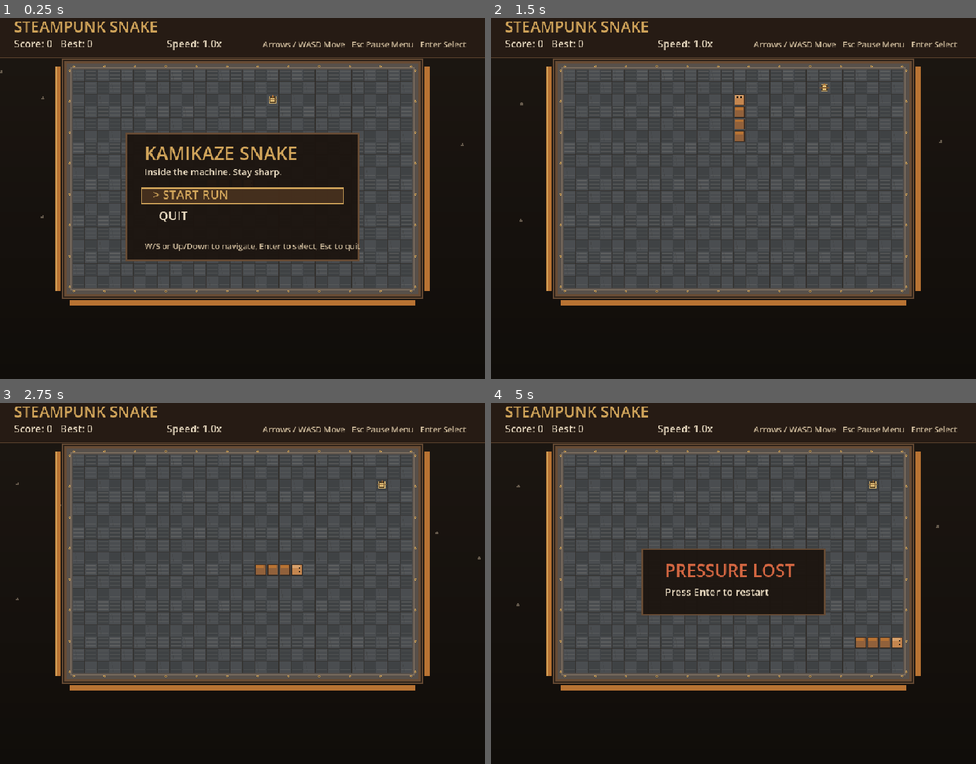
Above: before the commit, frames 1-4 (two rows, left to right).
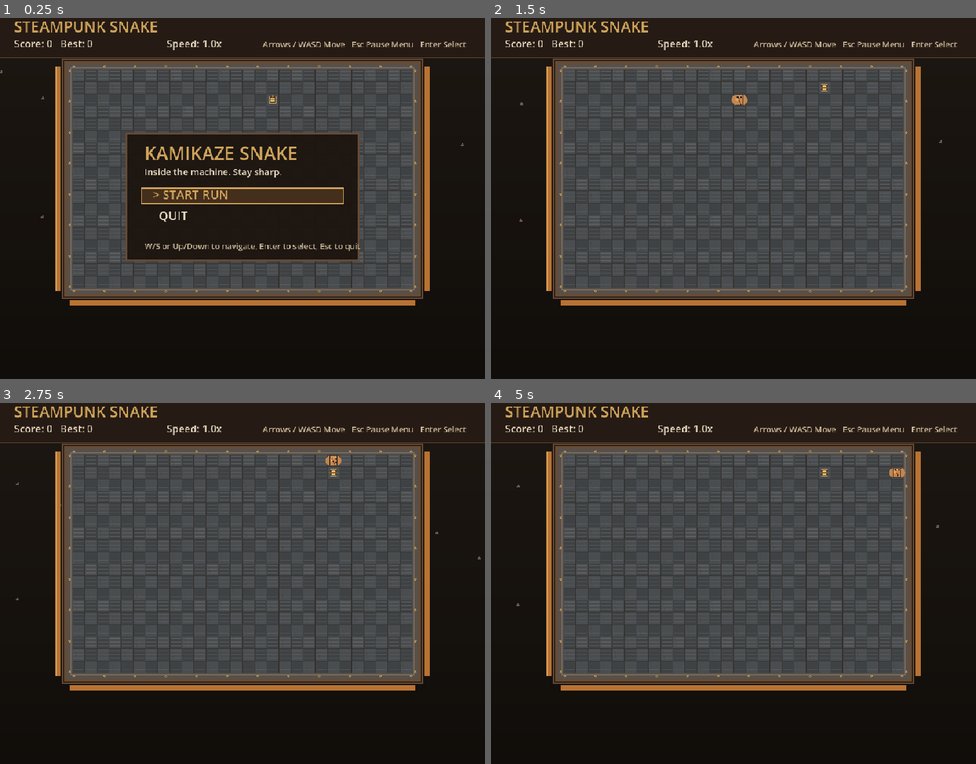
Above: after the commit, the same moments.

Repository: weitero/deja-brew
Game: Godot game, scene res://scenes/levels/snake_game.tscn
Same seed, same stepped clock (60 frames per second), same inputs: the game is played once before the commit and once after it.
Inputs:
- Up to frame 1 (0.25 s): no input
- Up to frame 2 (1.5 s): tap Enter at 0.5, 0.6 s; hold Up (ui_up) from 0.53 s (still down); tap Space at 0.77 s; tap Keypad Enter at 0.8, 1.35 s
- Up to frame 3 (2.75 s): tap Space at 1.52 s; tap Enter at 1.55, 2.1 s; release Up (ui_up) at 2.03 s; hold Left (ui_left) from 2.03 s (still down); tap Keypad Enter at 2.3 s
- Up to frame 4 (5 s): tap Keypad Enter at 2.85, 3.8, 4.35 s; tap Space at 3.02, 3.77, 4.52 s; tap Enter at 3.05, 3.6, 4.55 s; release Left (ui_left) at 3.53 s; hold Down (ui_down) 3.53-4.28 s; hold Right (ui_right) from 4.28 s (still down)

The runs differ from the first frame. In frame 2, 0.2% of the frame differs, in the area x 49-53%, y 21-35%; in frame 3, 0.4%; in frame 4, 7.4%, in the area x 31-86%, y 17-68%.

Commit message:
feat: refine snake movement logic and enhance drawing functions

Diff:
--- a/scripts/systems/snake_game.gd
+++ b/scripts/systems/snake_game.gd
@@ -83,9 +83,6 @@
 	snake.clear()
 	var start := Vector2i(int(GRID_SIZE.x / 2), int(GRID_SIZE.y / 2))
 	snake.append(start)
-	snake.append(start + Vector2i.LEFT)
-	snake.append(start + Vector2i.LEFT * 2)
-	snake.append(start + Vector2i.LEFT * 3)
 
 	direction = Vector2i.RIGHT
 	next_direction = Vector2i.RIGHT
@@ -222,22 +219,86 @@
 		move_accumulator -= move_interval
 		step_game()
 
+func in_bounds(cell: Vector2i) -> bool:
+	return cell.x >= 0 and cell.y >= 0 and cell.x < GRID_SIZE.x and cell.y < GRID_SIZE.y
+
+func is_cell_blocked(cell: Vector2i, grows: bool) -> bool:
+	if not in_bounds(cell):
+		return true
+
+	# Moving into the current tail cell is allowed if the snake does not grow this step.
+	var body_limit := snake.size()
+	if not grows:
+		body_limit -= 1
+
+	for i: int in range(body_limit):
+		if snake[i] == cell:
+			return true
+
+	return false
+
+func rotate_left(dir: Vector2i) -> Vector2i:
+	if dir == Vector2i.UP:
+		return Vector2i.LEFT
+	if dir == Vector2i.LEFT:
+		return Vector2i.DOWN
+	if dir == Vector2i.DOWN:
+		return Vector2i.RIGHT
+	return Vector2i.UP
+
+func rotate_right(dir: Vector2i) -> Vector2i:
+	if dir == Vector2i.UP:
+		return Vector2i.RIGHT
+	if dir == Vector2i.RIGHT:
+		return Vector2i.DOWN
+	if dir == Vector2i.DOWN:
+		return Vector2i.LEFT
+	return Vector2i.UP
+
+func reflected_direction(current_dir: Vector2i, grows: bool) -> Vector2i:
+	var left_dir := rotate_left(current_dir)
+	var right_dir := rotate_right(current_dir)
+	var head := snake[0]
+	var left_ok := not is_cell_blocked(head + left_dir, grows)
+	var right_ok := not is_cell_blocked(head + right_dir, grows)
+
+	if left_ok and right_ok:
+		return left_dir if rng.randi_range(0, 1) == 0 else right_dir
+	if left_ok:
+		return left_dir
+	if right_ok:
+		return right_dir
+
+	# If both 90-degree turns are blocked, allow any valid move to avoid death on contact.
+	for fallback_dir in [Vector2i.UP, Vector2i.RIGHT, Vector2i.DOWN, Vector2i.LEFT]:
+		if not is_cell_blocked(head + fallback_dir, grows):
+			return fallback_dir
+
+	# Fully trapped (extremely rare): stay in place this tick.
+	return Vector2i.ZERO
+
 func step_game() -> void:
 	direction = next_direction
+	var grows := (snake[0] + direction) == food
 	var new_head := snake[0] + direction
 
-	if new_head.x < 0 or new_head.y < 0 or new_head.x >= GRID_SIZE.x or new_head.y >= GRID_SIZE.y:
-		trigger_game_over()
-		return
-
-	for segment in snake:
-		if segment == new_head:
-			trigger_game_over()
+	if is_cell_blocked(new_head, grows):
+		var bounced_dir := reflected_direction(direction, grows)
+		if bounced_dir == Vector2i.ZERO:
+			queue_redraw()
 			return
+		direction = bounced_dir
+		next_direction = bounced_dir
+		grows = (snake[0] + direction) == food
+		new_head = snake[0] + direction
+
+		if is_cell_blocked(new_head, grows):
+			queue_redraw()
+			return
 
 	snake.push_front(new_head)
 
-	if new_head == food:
+	if grows:
 		score += 10
 		best_score = max(best_score, score)
 		move_interval = max(0.07, move_interval - 0.0025)
@@ -371,10 +432,9 @@
 		var top_left := grid_to_pixel(segment)
 		var body_color := COLOR_SNAKE_HEAD if i == 0 else COLOR_SNAKE_BODY
 		var highlight := COLOR_SNAKE_HIGHLIGHT if i == 0 else COLOR_COPPER
-
-		draw_rect(Rect2(top_left + Vector2(2, 2), Vector2(CELL_SIZE - 4, CELL_SIZE - 4)), body_color, true)
-		draw_rect(Rect2(top_left + Vector2(3, 3), Vector2(CELL_SIZE - 8, 5)), highlight, true)
-		draw_rect(Rect2(top_left + Vector2(2, 2), Vector2(CELL_SIZE - 4, CELL_SIZE - 4)), Color(0.16, 0.11, 0.08, 0.8), false, 1.0)
+		var seam_color := Color("3a2718") if i == 0 else Color("4b3321")
+
+		draw_coffee_bean(top_left, body_color, highlight, seam_color)
 
 		if i == 0:
 			var eye_color := Color("231910")
@@ -392,6 +452,28 @@
 				draw_rect(Rect2(eye_base + Vector2(4, -5), Vector2(3, 3)), eye_color, true)
 				draw_rect(Rect2(eye_base + Vector2(4, 2), Vector2(3, 3)), eye_color, true)
 
+func draw_coffee_bean(top_left: Vector2, fill: Color, highlight: Color, seam: Color) -> void:
+	var center := top_left + Vector2(CELL_SIZE * 0.5, CELL_SIZE * 0.5)
+	var radius_x := CELL_SIZE * 0.34
+	var radius_y := CELL_SIZE * 0.40
+
+	# Bean silhouette built from a core plus rounded ends.
+	draw_rect(Rect2(center + Vector2(-radius_x + 2.0, -radius_y), Vector2(radius_x * 2.0 - 4.0, radius_y * 2.0)), fill, true)
+	draw_circle(center + Vector2(-radius_x + 2.0, 0.0), radius_y, fill)
+	draw_circle(center + Vector2(radius_x - 2.0, 0.0), radius_y, fill)
+
+	# Metallic warm highlight.
+	draw_rect(Rect2(center + Vector2(-radius_x + 4.0, -radius_y + 2.0), Vector2(radius_x * 1.45, 3.0)), highlight, true)
+	draw_circle(center + Vector2(-radius_x + 3.0, -1.0), 3.0, highlight)
+
+	# Center groove for coffee-bean identity.
+	for j: int in range(5):
+		var offset := -4.0 + float(j) * 2.0
+		draw_line(center + Vector2(offset * 0.35, -6.0 + float(j) * 3.0), center + Vector2(offset * 0.65, -2.5 + float(j) * 3.0), seam, 1.0)
+
+	# Pixel-ish border.
+	draw_rect(Rect2(center + Vector2(-radius_x + 1.0, -radius_y), Vector2(radius_x * 2.0 - 2.0, radius_y * 2.0)), Color(0.16, 0.11, 0.08, 0.85), false, 1.0)
+
 func draw_hud() -> void:
 	var viewport_size := get_viewport_rect().size
 	var hud_rect := Rect2(0.0, 0.0, viewport_size.x, HUD_HEIGHT)
